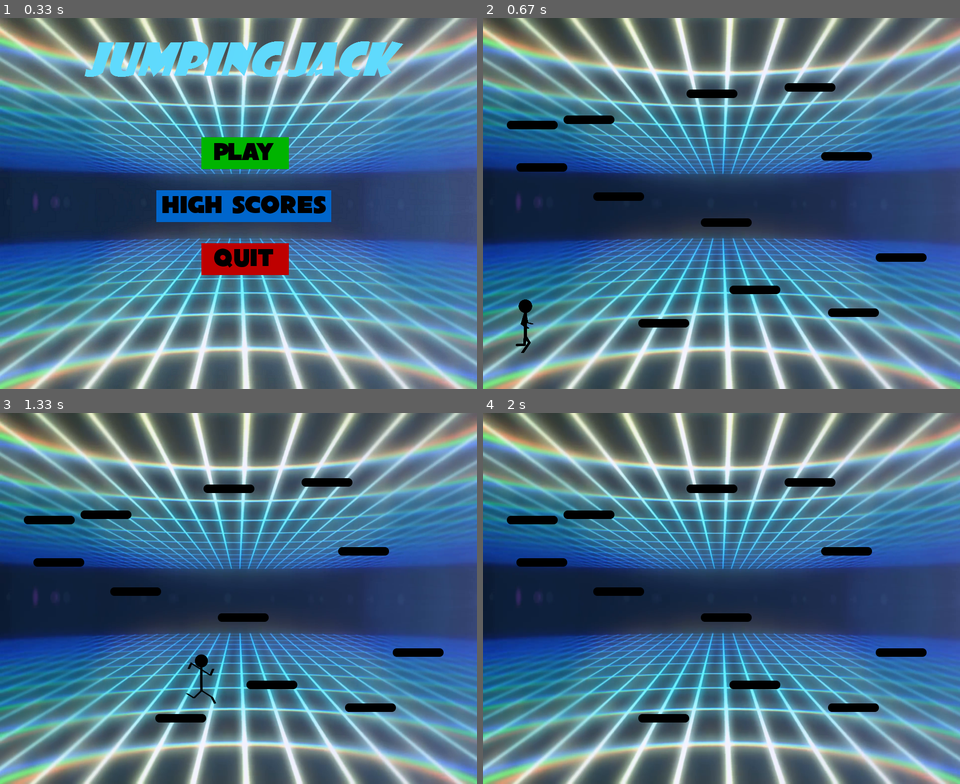
Above: before the commit, frames 1-4 (two rows, left to right).
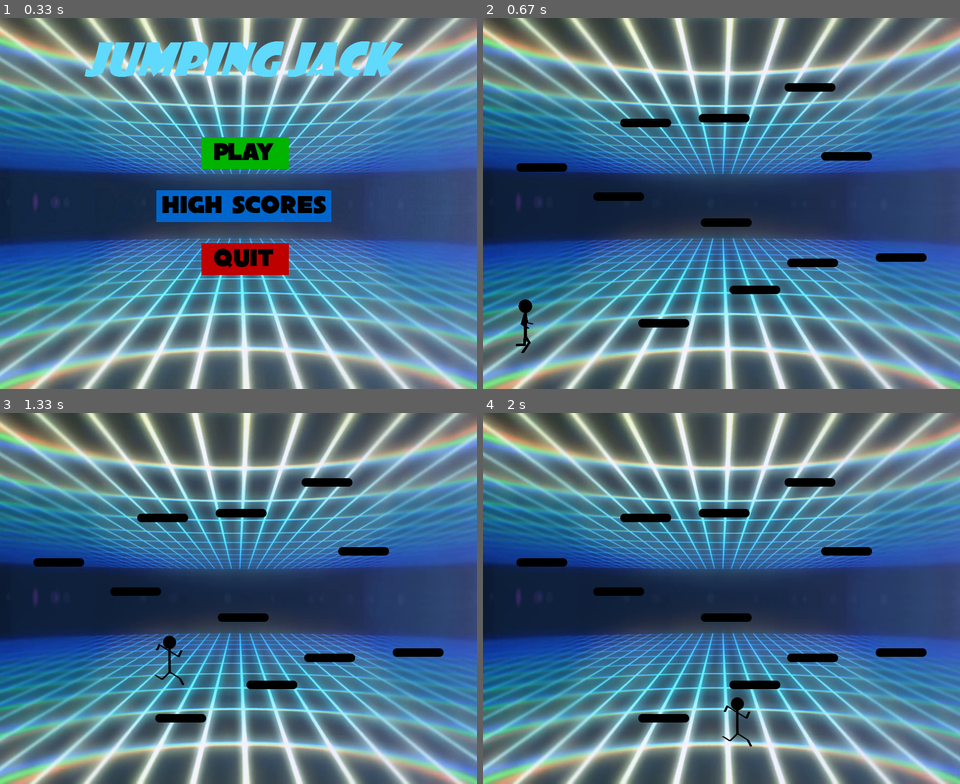
Above: after the commit, the same moments.

Repository: FIS-XI-2020/JumpingJack
Game: pygame game, started from jj_pygame.py
Two runs of this game, one before a commit and one after it. Both use one fixed random seed, a clock stepped at 60 frames per second and the inputs below.
Inputs (mouse positions are in pixels of both pictures, inside the frame that each line leads up to):
- Up to frame 1 (0.33 s): no input
- Up to frame 2 (0.67 s): click "Play" at 0.42 s
- Up to frame 3 (1.33 s): hold Right 0.67-1.13 s; move the mouse to (391, 587) at 0.7 s; hold Up from 1.17 s (still down)
- Up to frame 4 (2 s): release Up at 1.47 s; hold Right 1.5-1.97 s

Frame 1 is identical in both runs. In frame 2, 1.7% of the frame differs, in the area x 5-83%, y 19-81%; in frame 3, 2.1%; in frame 4, 1.9%.

Commit message:
Update jj_pygame.py
TODO:
- Fix running through blocks
- Not automatically landing on a platform when falling
- Scores

Diff:
--- a/jj_pygame.py
+++ b/jj_pygame.py
@@ -81,22 +81,7 @@
         pygame.display.update()
         clock.tick(15)
 
-platform_coord = [(291, 567), (463, 504), (649, 547), (739, 443), (409, 377), (206, 328), (61, 273), (43, 193), (150, 183), (382, 134), (567, 122), (636, 252)]
-
-"""while len(platform_coord)<30:
-    px=random.randint(20, 800)
-    py=random.randint(30, 550)
-    if len(platform_coord)>=1:
-        isgood=True
-        for j in platform_coord:
-            if not ((abs(j[0]-px) in range(60,140)) and (abs(j[1]-py) in range(60, 140))):
-                isgood=False
-                break
-        if isgood:
-            platform_coord.append((px, py))
-    else:
-        platform_coord.append((px, py))
-    print(px, py, platform_coord)"""
+platform_coord = [(291, 567), (463, 504), (572, 453), (739, 443), (409, 377), (206, 328), (61, 273), (257, 189), (405, 180), (567, 122), (636, 252)]
 
 def redraw():
     bg = pygame.image.load("res/bg_game.png")
@@ -105,6 +90,21 @@
         platform = pygame.image.load("res/platform.png")
         window.blit(platform, (coord[0], coord[1]))
 
+"""
+    Function to check whether stickman is on platform
+"""
+def platformcheck(x, y):
+    onplatform=False
+    for i in platform_coord:
+        #print(x, y+94, i[0], i[1])
+        if (i[1] in range(y+78, y+94)) and (x in range(i[0]-64, i[0]+100)):
+            onplatform=True
+            break
+    return onplatform
+
+"""
+    Main game loop
+"""
 def gameloop():
     stickman = pygame.image.load("res/stickman_left.png")
     direction = "right"
@@ -128,26 +128,32 @@
 
         window.blit(stickman, (x,y))
 
-        if key[K_RIGHT]:
+        collision=False
+        """for i in platform_coord:
+            if ((x+64 in range(i[0]-11, i[0]+11)) or (x in range(i[0]-11, i[0]+11))) and (i[1] in range(y, y+92)):
+                collision=True
+                break"""
+
+        if key[K_RIGHT] and not collision:
             if x<=760:
                 for i in range(0, 3):
-                    x+=10
+                    x+=8
                     redraw()
                     window.blit(stickman_right[i], (x,y))
                     pygame.display.flip()
                 direction="jumping_right"
 
-        elif key[K_LEFT]:
+        elif key[K_LEFT] and not collision:
             if x>=50:
                 for i in range(0, 3):
-                    x-=10
+                    x-=8
                     redraw()
                     window.blit(stickman_left[i], (x,y))
                     pygame.display.flip()
                 direction="jumping_left"
 
         elif key[K_UP]:
-            velocity=35
+            velocity=15
             iskeyright=False
             iskeyleft=False
             for event in pygame.event.get():
@@ -156,8 +162,9 @@
                         iskeyright = True
                     elif event.key==K_LEFT:
                         iskeyleft = True
-            for i in range(0, 20):
-                velocity-=5
+            for i in range(0, 29):
+                jumping=True
+                velocity-=1
                 y-=velocity
                 for event in pygame.event.get():
                     if event.type==KEYDOWN:
@@ -167,27 +174,28 @@
                             iskeyleft = True
 
                 if x<=760 and iskeyright:
-                    x+=15
+                    x+=8
                 elif x>=50 and iskeyleft:
                     direction="jumping_left"
-                    x-=15
+                    x-=8
                 redraw()
                 window.blit(stickman, (x,y))
                 pygame.display.flip()
 
-                onplatform=False
-
-                for i in platform_coord:
-                    print(x, y+94, i[0], i[1])
-                    if (y+94 == i[1]) and (x in range(i[0], i[0]+100)):
-                        onplatform=True
-                        break
-
-                if onplatform:
+                if platformcheck(x, y):
+                    jumping=False
                     break
 
+        if not platformcheck(x, y):
+            downvel=5
+            while y<530:
+                y+=downvel
+                downvel+=1
+                redraw()
+                window.blit(stickman, (x,y))
+                pygame.display.flip()
+
         pygame.display.flip()
-
 
 mainmenu()
 pygame.quit()
